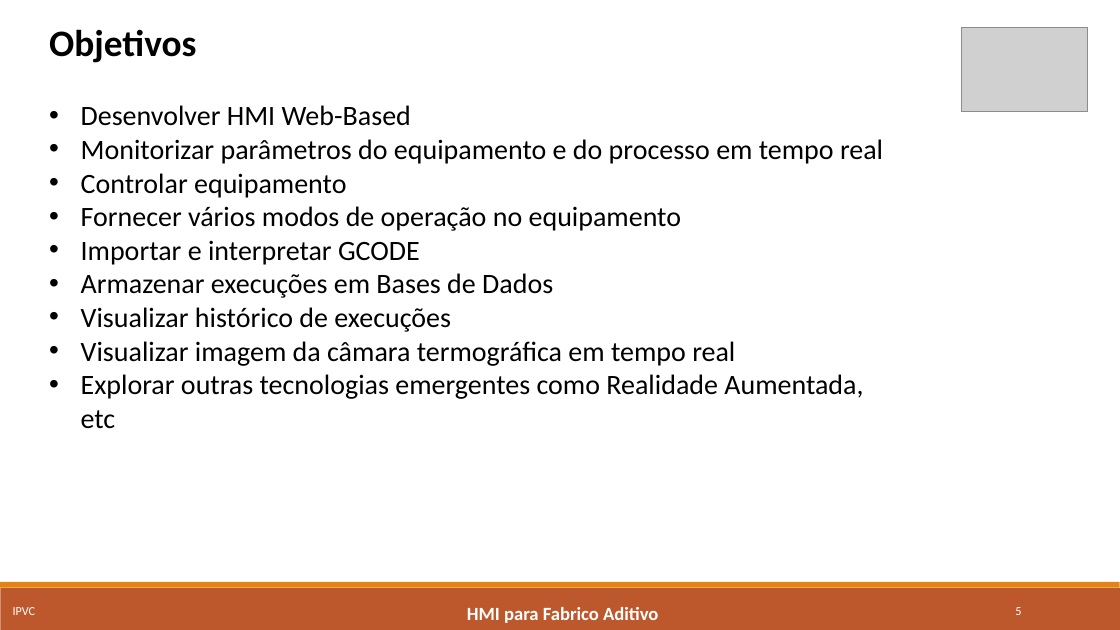
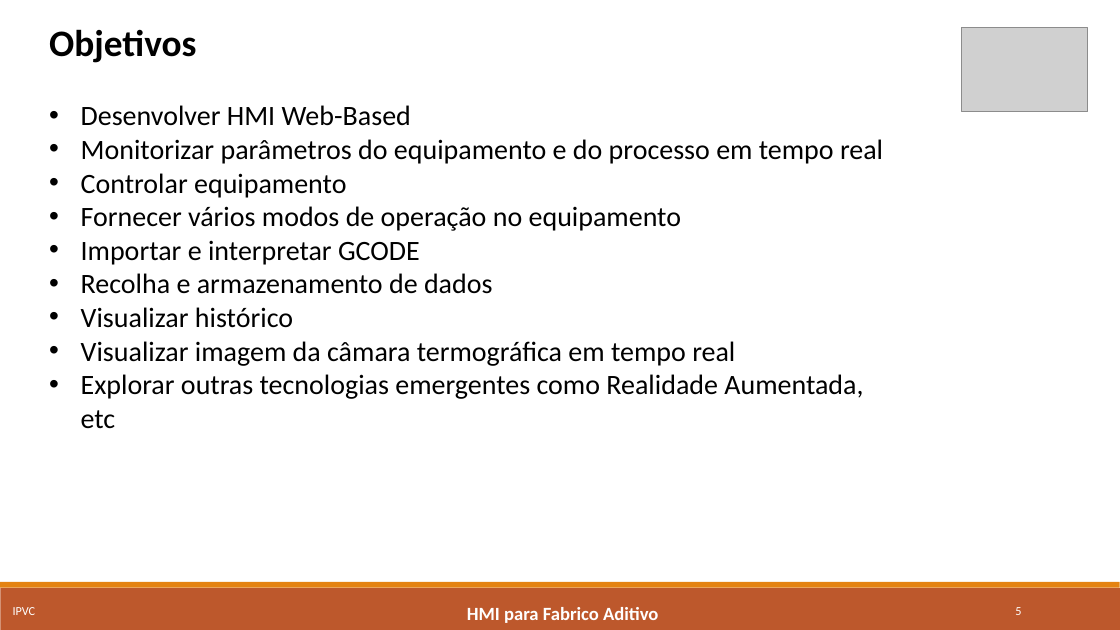
Before and after one commit to marcorlsrodrigues/projeto, a slide deck: slide 5 of Apresentacao Intermedia - Marco Rodrigues.pptx. Drawn at 1120x630 pixels with LibreOffice and Linux fonts; fonts in the diff are those of the drawing; grey boxes stand for pictures. Boxes give left, top, right and bottom in pixels: in the first picture for what was removed or moved away, otherwise in the second. Text is boxed around its words. In the diff, an @@ line names an element or a change of style, - is before the commit and + after.

```diff
--- a/Apresentacao Intermedia - Marco Rodrigues.pptx
+++ b/Apresentacao Intermedia - Marco Rodrigues.pptx
@@ text at <box>81,273,493,328</box>: text changed @@
-• Armazenar execuções em Bases de Dados
-• Visualizar histórico de execuções
+• Recolha e armazenamento de dados
+• Visualizar histórico
```
Also in this commit, not shown: 3 other slides changed, 3 other files.
